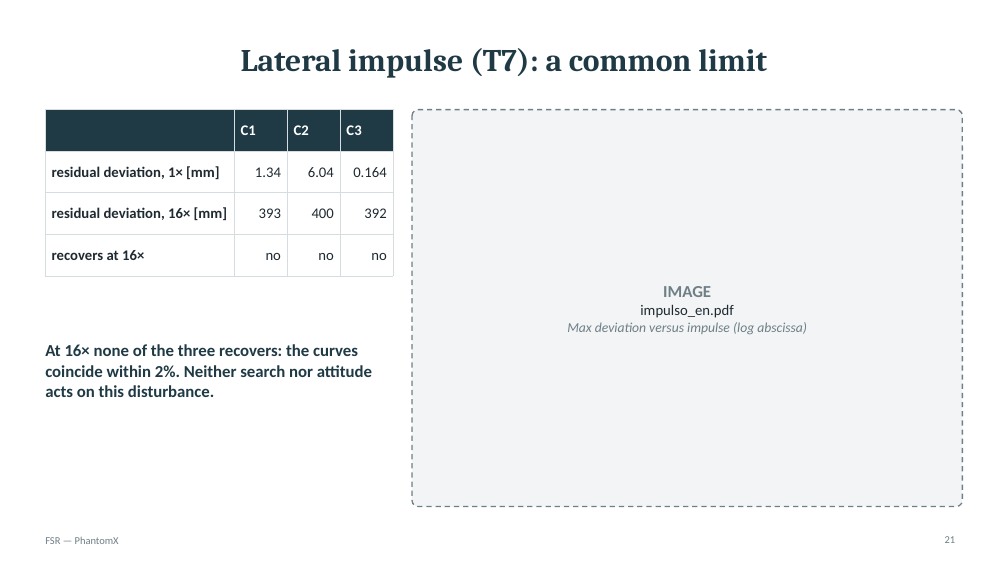
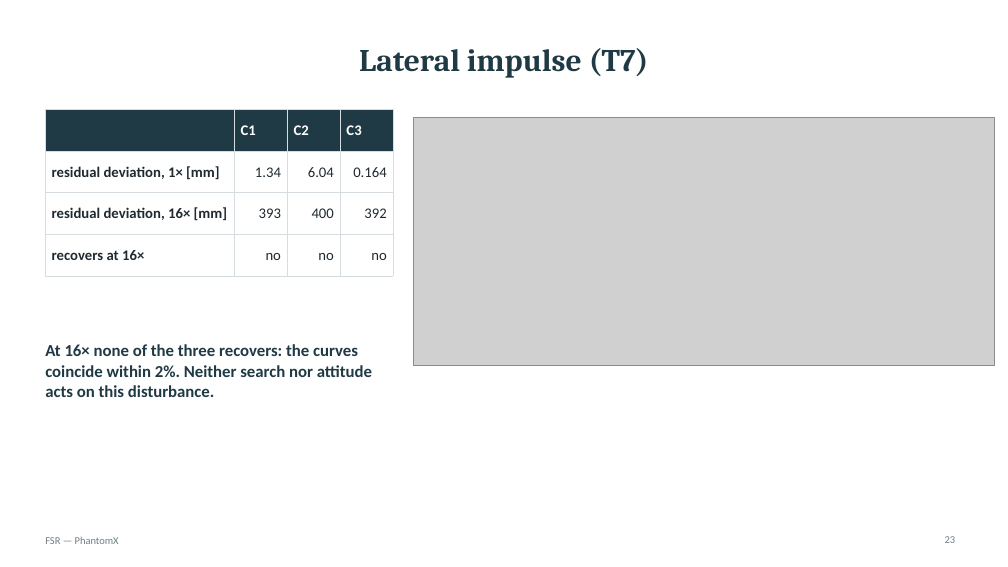
Before and after one commit to eroscribello/FSR, a slide deck: slide 23 of presentazione/FSR_phantomx_presentation.pptx (slide 21 before the commit). Drawn at 1008x567 pixels with LibreOffice and Linux fonts; fonts in the diff are those of the drawing; grey boxes stand for pictures. Boxes give left, top, right and bottom in pixels: in the first picture for what was removed or moved away, otherwise in the second. Text is boxed around its words. In the diff, an @@ line names an element or a change of style, - is before the commit and + after.

```diff
--- a/presentazione/FSR_phantomx_presentation.pptx
+++ b/presentazione/FSR_phantomx_presentation.pptx
@@ title at bbox=[359, 48, 649, 78]: text changed @@
-Lateral impulse (T7): a common limit
+Lateral impulse (T7)
@@ rounded rectangle removed at bbox=[412, 110, 963, 507] @@
@@ picture added at bbox=[414, 118, 995, 366] @@
@@ text removed at bbox=[567, 286, 807, 335] @@
-IMAGE
-impulso_en.pdf
-Max deviation versus impulse (log abscissa)
```
Also in this commit, not shown: 24 other slides changed, 4 slides added, 2 slides removed, 3 other files.
